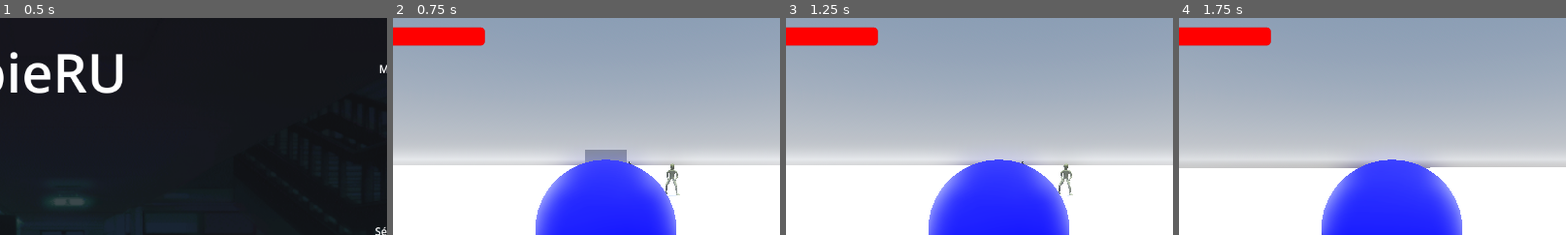
Above: before the commit, frames 1-4 (left to right).
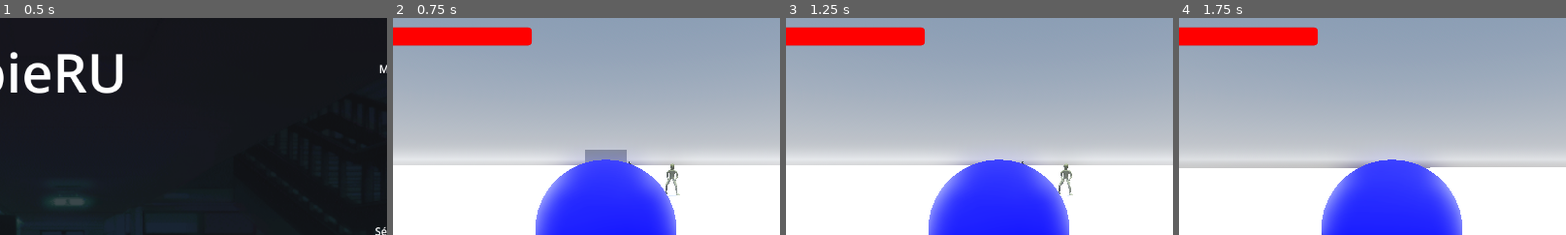
Above: after the commit, the same moments.

Repository: HM22-code/projet-MCG
Game: Godot game, scene res://menus/main_menu/main_menu.tscn
Two runs of this game, one before a commit and one after it. Both use one fixed random seed, a clock stepped at 60 frames per second and the inputs below.
Inputs (mouse positions are % of the whole screen's width and height, from its top left):
- Up to frame 1 (0.5 s): no input
- Up to frame 2 (0.75 s): click "Jouer" at 0.5 s
- Up to frame 3 (1.25 s): no input
- Up to frame 4 (1.75 s): tap Enter at 1.25 s; move the mouse to (55, 50) at 1.27 s; hold W (haut) from 1.28 s (still down); tap Space (saut) at 1.52 s
The pictures show only the part of the screen within x 23-72%, y 0-50%; the shares and areas given below are measured in that part.

Frame 1 is identical in both runs. In frame 2, 1.1% of the frame differs, in the area x 22-36%, y 4-13%; in frame 3, 1.1%; in frame 4, 1.1%.

Commit message:
Modif taille barre de vie

Diff:
--- a/entities/player/player.tscn
+++ b/entities/player/player.tscn
@@ -35,7 +35,7 @@
 [node name="HPProgressBar" type="ProgressBar" parent="Camera3D/CanvasLayer"]
 offset_left = 14.0
 offset_top = 14.0
-offset_right = 396.0
+offset_right = 466.0
 offset_bottom = 41.0
 theme_override_styles/fill = SubResource("StyleBoxFlat_symyc")
 show_percentage = false
--- a/entities/player_jetpack/player_jetpack.tscn
+++ b/entities/player_jetpack/player_jetpack.tscn
@@ -60,7 +60,7 @@
 [node name="HPProgressBar" type="ProgressBar" parent="Camera3D/CanvasLayer"]
 offset_left = 14.0
 offset_top = 14.0
-offset_right = 396.0
+offset_right = 466.0
 offset_bottom = 41.0
 theme_override_styles/fill = SubResource("StyleBoxFlat_kpfu8")
 show_percentage = false
